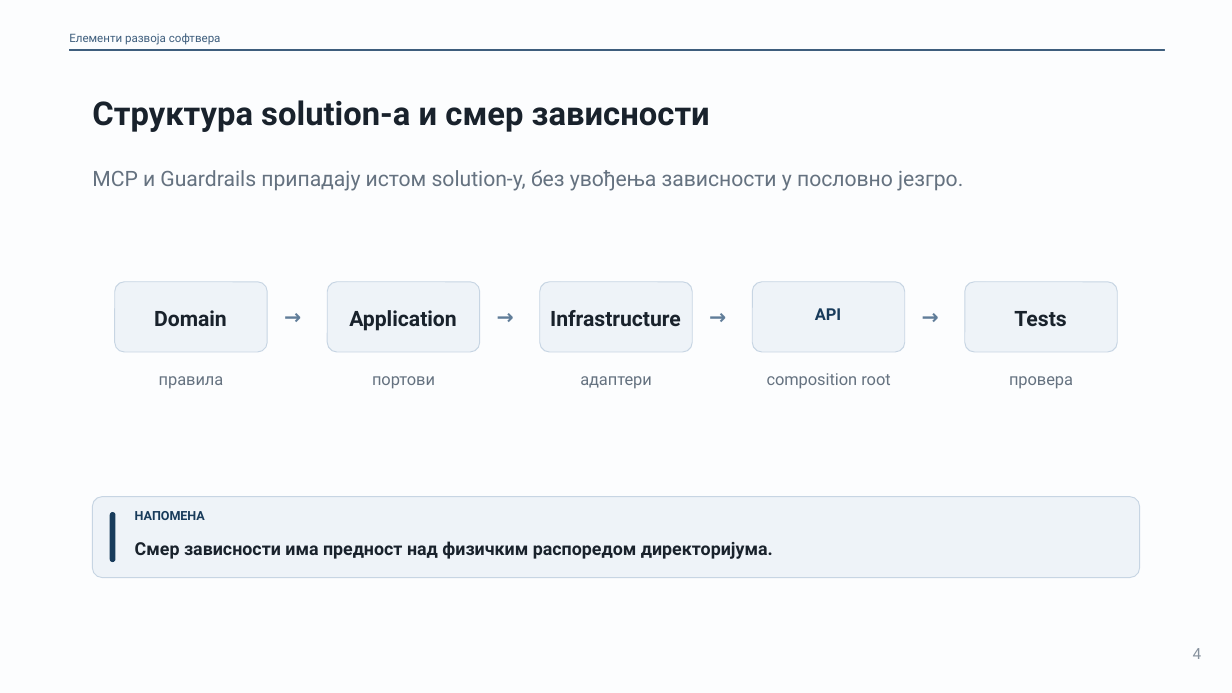
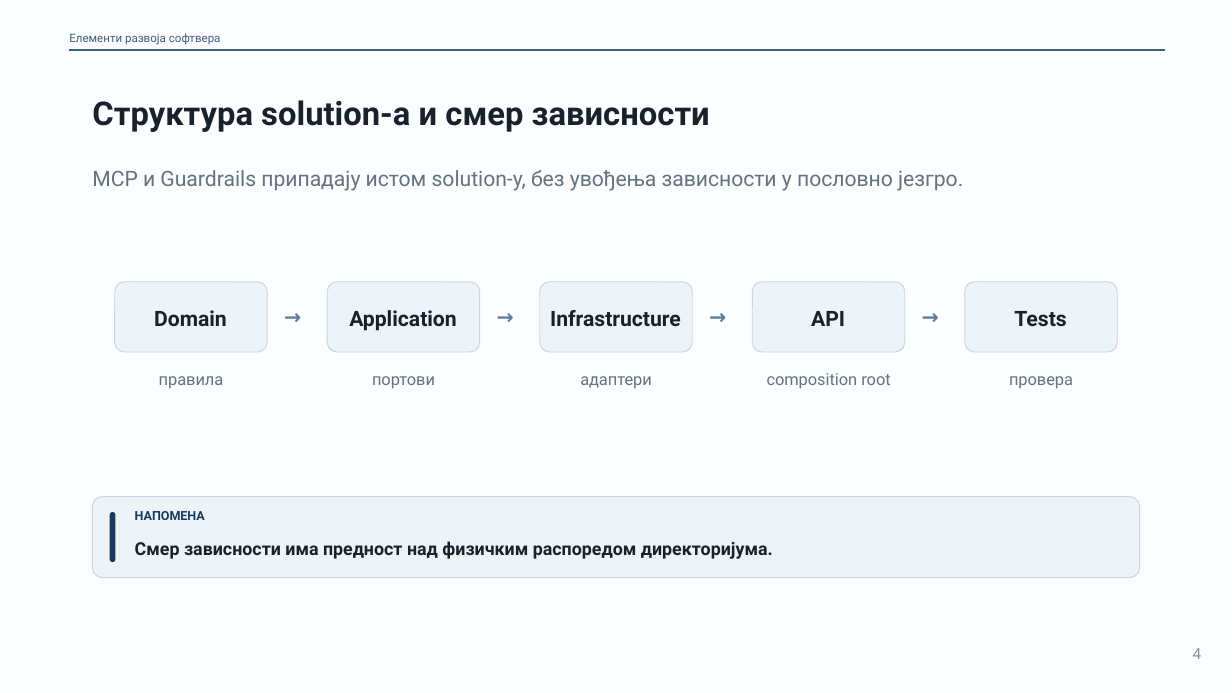
Before and after one commit to owlCoder/ftn-nastavni-materijali, a slide deck: slide 4 of 01 Elementi Razvoja Softvera/02 Prezentacije/PPTX/05_Integracija_modula_ugovori.pptx. Drawn at 1232x693 pixels with LibreOffice and Linux fonts; fonts in the diff are those of the drawing. Boxes give left, top, right and bottom in pixels: in the first picture for what was removed or moved away, otherwise in the second. Text is boxed around its words. In the diff, an @@ line names an element or a change of style, - is before the commit and + after.

Commit message:
Fix ERS deck layout issues and export the PDFs from PowerPoint
Remove the stray title-bar shapes from code windows, rejoin code lines that
were split inside a token, keep quote text clear of its rule, restyle four
flow labels and align two slides of the intro deck with the rest. Deck 06 now
states that Kova 0.3.2 loads AGENTS.md automatically.

```diff
--- a/01 Elementi Razvoja Softvera/02 Prezentacije/PPTX/05_Integracija_modula_ugovori.pptx
+++ b/01 Elementi Razvoja Softvera/02 Prezentacije/PPTX/05_Integracija_modula_ugovori.pptx
@@ text "API" at (811, 311, 845, 326): size 12.8 to 16.5 pt, text colour #183B5B to #19222C @@
```
Also in this commit, not shown: 4 other slides changed, 17 other files.
